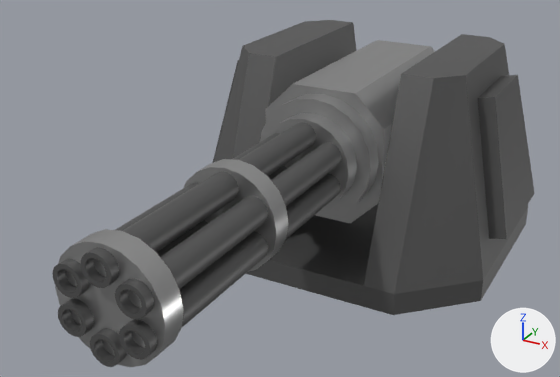
One commit to the Blender file Assets/_Game/Models/PDC.blend: the scene before it, then after it.
Camera for both pictures: a 50 mm camera at (2.8, -6.26, 3.33) aimed at (0.05, -1.25, 0.83). Every picture has the same lights, and +X, +Y and +Z are marked at lower right.
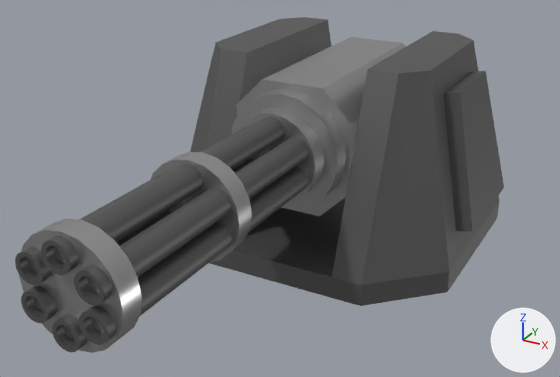
Where the newer file only moved an object's origin or applied its transform, the numbers keep the older frame.

What changed in the scene script:
```text
Change me_cube_002:
    where me_cube_002.from_pydata(...)  # 30 vertices, 25 faces; spans x 0.0..1.06, y -1.0..1.0, z -0.08..1.29
    used by ob_mount_005; location = (0.293, -0.002, 0.097); scale = (1.34, 1.33, 1.29)
    me_cube_002 part 1: the whole mesh is scaled about the mesh origin by (1.34, 1.33, 1.29)
Change me_cube_004:
    where me_cube_004.from_pydata(...)  # 24 vertices, 18 faces; spans x -1.05..1.05, y -1.0..0.66, z -1.0..1.0
    used by ob_cube_026; location = (0.293, 0.048, 1.077); scale = (0.491, 1.05, 0.548)
    me_cube_004 part 2: the whole mesh is moved by (-0.56, 0.0, 0.0)
Change me_cylinder_001:
    where me_cylinder_001.from_pydata(...)  # 480 vertices, 372 faces; spans x -0.34..0.34, y -1.53..1.53, z -0.38..0.38
    used by ob_cylinder_042; location = (0.293, -1.965, 1.097); scale = (0.918, 1.11, 0.918)
    me_cylinder_001 part 3: the whole mesh is moved by (-0.3, 0.0, 0.0)
Change me_cylinder_004:
    where me_cylinder_004.from_pydata(...)  # 40 vertices, 22 faces; spans x -1.0..1.0, y -1.0..1.0, z -1.0..1.0
    used by ob_cylinder_045; location = (0.293, -1.084, 1.097); rotation_euler = (1.571, 0.0, 0.0), in degrees (90, 0, 0); scale = (0.487, 0.487, 0.0798)
    me_cylinder_004 part 4: the whole mesh is moved by (-0.57, 0.0, 0.0)
Change me_cylinder_006:
    where me_cylinder_006.from_pydata(...)  # 40 vertices, 22 faces; spans x -1.0..1.0, y -1.0..1.0, z -1.0..1.0
    used by ob_cylinder_047; location = (0.293, -2.348, 1.097); rotation_euler = (1.571, 0.0, 0.0), in degrees (90, 0, 0); scale = (0.375, 0.375, 0.0809)
    me_cylinder_006 part 5: the whole mesh is moved by (-0.74, 0.0, 0.0)
Change me_cylinder_007:
    where me_cylinder_007.from_pydata(...)  # 40 vertices, 22 faces; spans x -1.0..1.0, y -1.0..1.0, z -1.0..1.0
    used by ob_cylinder_048; location = (0.293, -3.518, 1.097); rotation_euler = (1.571, 0.0, 0.0), in degrees (90, 0, 0); scale = (0.375, 0.375, 0.0809)
    me_cylinder_007 part 6: the whole mesh is moved by (-0.74, 0.0, 0.0)
Change me_cylinder_008:
    where me_cylinder_008.from_pydata(...)  # 40 vertices, 22 faces; spans x -1.0..1.0, y -1.0..1.0, z -1.0..1.0
    used by ob_cylinder_049; location = (0.293, -1.243, 1.097); rotation_euler = (1.571, 0.0, 0.0), in degrees (90, 0, 0); scale = (0.375, 0.375, 0.0809)
    me_cylinder_008 part 7: the whole mesh is moved by (-0.74, 0.0, 0.0)
Change ob_mount_005:
    ob_mount_005.scale: (1.34, 1.33, 1.29) -> (1.0, 1.0, 1.0)
    ob_mount_005.location: (0.293, -0.002, 0.097) -> (0.017, -0.002, 0.097)
```

Where the change shows, as pixel boxes (x1, y1, x2, y2) in the pictures (560 x 377 px):
'Mount.005', moved, rescaled
    before: (213, 20, 534, 315)
    after: (190, 17, 504, 306)
'Cylinder.042', mesh moved
    before: (52, 122, 342, 367)
    after: (15, 117, 308, 352)
'Cylinder.048', mesh moved
    before: (55, 229, 184, 367)
    after: (19, 218, 142, 353)
'Cube.026', mesh moved
    before: (266, 40, 435, 223)
    after: (237, 37, 406, 216)
'Cylinder.045', mesh moved
    before: (260, 94, 379, 216)
    after: (231, 89, 346, 209)
'Cylinder.047', mesh moved
    before: (184, 159, 289, 272)
    after: (150, 152, 252, 263)
'Cylinder.049', mesh moved
    before: (266, 113, 357, 209)
    after: (236, 108, 324, 203)
